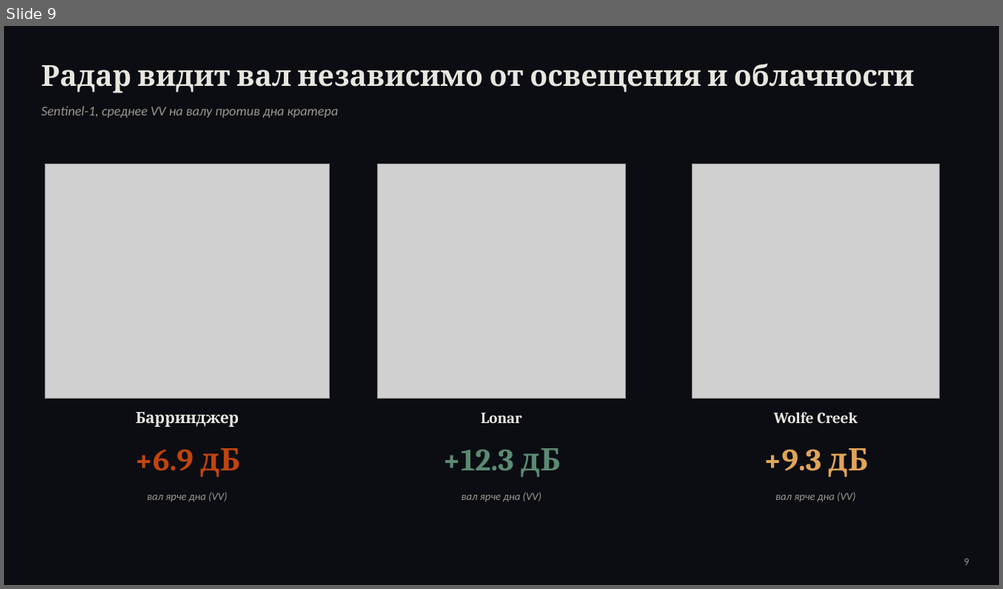
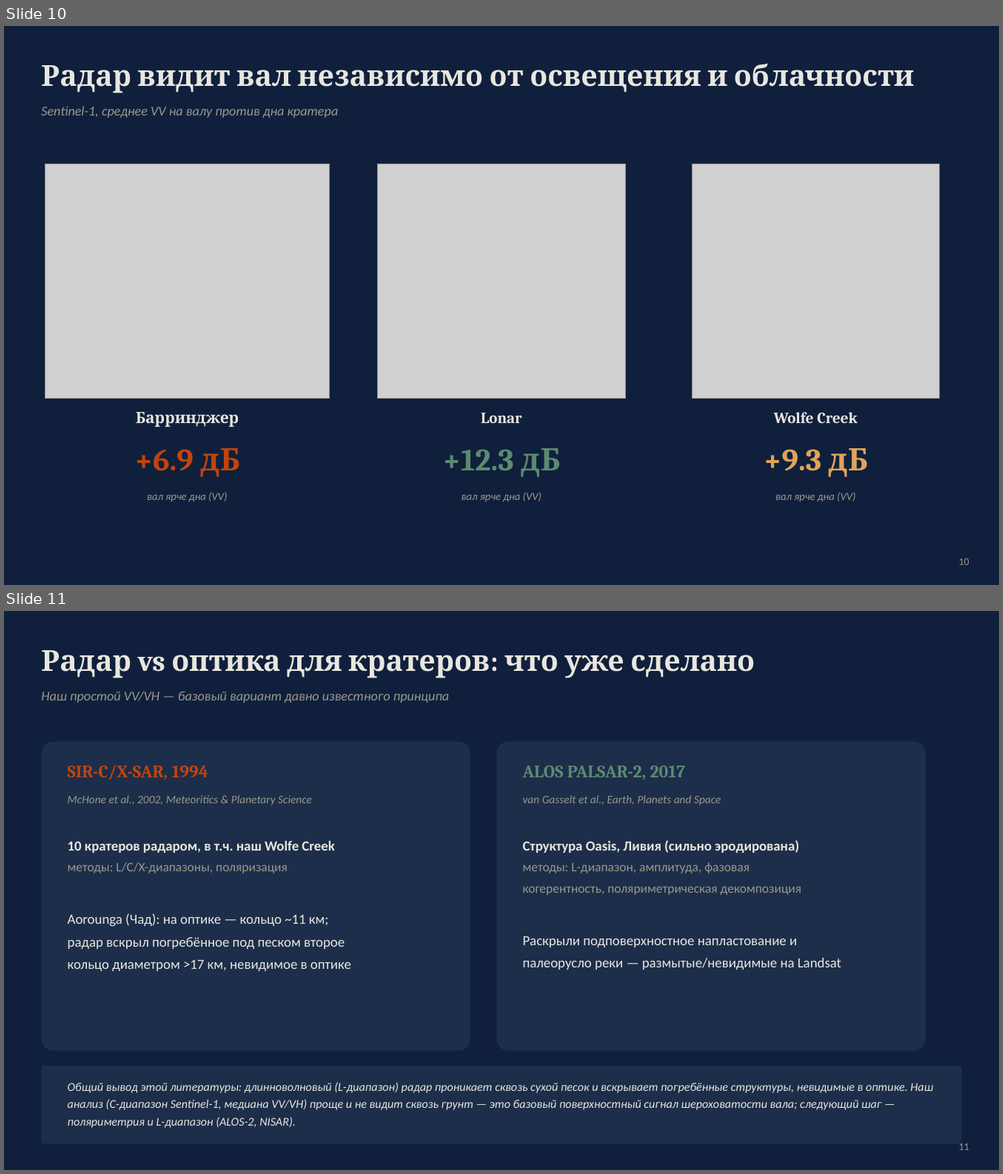
Before and after one commit to oterma19/craters-remote, a slide deck: crater_presentation.pptx. Shown one above the other, each under a label of ours: slide 9 before the commit, slides 10 and 11 after it. The pictures are 1003x589 and 1003x1174 pixels, drawn with LibreOffice and Linux fonts; fonts in the diff are those of the drawing; grey boxes stand for pictures. Boxes give left, top, right and bottom in pixels: in the first picture for what was removed or moved away, otherwise in the second. Text is boxed around its words. In the diff, an @@ line names an element or a change of style, - is before the commit and + after.

Commit message:
Тёмно-синяя тема, слайды о верификации и радарной литературе
Фон графиков/презентации сменён с почти чёрного на тёмно-синий.
Исправлен баг с окном поиска гребня вала для Lonar (упиралось в
границу окна, давая ложные 0% округлости) — числа для Lonar/Wolfe
Creek обновлены. Добавлены слайды: почему одной морфологии
недостаточно (верификационная пирамида, Koeberl 2004) и что уже
сделано с радаром vs оптикой для кратеров в литературе (McHone 2002,
van Gasselt 2017).

```diff
--- a/crater_presentation.pptx
+++ b/crater_presentation.pptx
@@ slide 11 added at [4,611,999,1170], background #10203C @@
@@ text added at [41,650,754,678], 28 pt, text #E8E6DF, bold @@
+Радар vs оптика для кратеров: что уже сделано
@@ text added at [41,691,449,703], 13 pt, text #9B978D, italic @@
+Наш простой VV/VH — базовый вариант давно известного принципа
@@ rounded rectangle added at [41,741,470,1051], fill #1C2E4A @@
@@ rounded rectangle added at [496,741,925,1051], fill #1C2E4A @@
@@ text added at [68,765,209,780], 17 pt, text #C1440E, bold @@
+SIR-C/X-SAR, 1994
@@ text added at [523,766,685,780], 17 pt, text #5B8A72, bold @@
+ALOS PALSAR-2, 2017
@@ text added at [68,795,312,806], 11 pt, text #9B978D, italic @@
+McHone et al., 2002, Meteoritics & Planetary Science
@@ text added at [523,795,720,806], 11 pt, text #9B978D, italic @@
+van Gasselt et al., Earth, Planets and Space
@@ text added at [68,840,351,971], 13.5 pt, text #E8E6DF @@
+10 кратеров радаром, в т.ч. наш Wolfe Creek
+методы: L/C/X-диапазоны, поляризация
+Aorounga (Чад): на оптике — кольцо ~11 км;
+радар вскрыл погребённое под песком второе
+кольцо диаметром >17 км, невидимое в оптике
@@ text added at [523,840,841,970], 13.5 pt, text #E8E6DF @@
+Структура Oasis, Ливия (сильно эродирована)
+методы: L-диапазон, амплитуда, фазовая
+когерентность, поляриметрическая декомпозиция
+Раскрыли подповерхностное напластование и
+палеорусло реки — размытые/невидимые на Landsat
@@ rounded rectangle added at [41,1066,962,1145], fill #1C2E4A @@
@@ text added at [68,1082,933,1128], 11.5 pt, text #E8E6DF, italic @@
+Общий вывод этой литературы: длинноволновый (L-диапазон) радар проникает сквозь сухой песок и вскрывает погребённые структуры, невидимые в оптике. Наш анализ (C-диапазон Sentinel-1, медиана VV/VH) проще и не видит сквозь грунт — это базовый поверхностный сигнал шероховатости вала; следующий шаг — поляриметрия и L-диапазон (ALOS-2, NISAR).
@@ text added at [959,1144,969,1150], 10 pt, text #9B978D @@
+11
@@ what was slide 9 is now slide 10 @@
@@ slide 10 changed as well @@
@@ background #0B0D13 to #10203C @@
@@ text at [959,559,969,565]: text changed @@
-9
+10
```
Also in this commit, not shown: 12 other slides changed, 1 other slide added, 11 other files.
